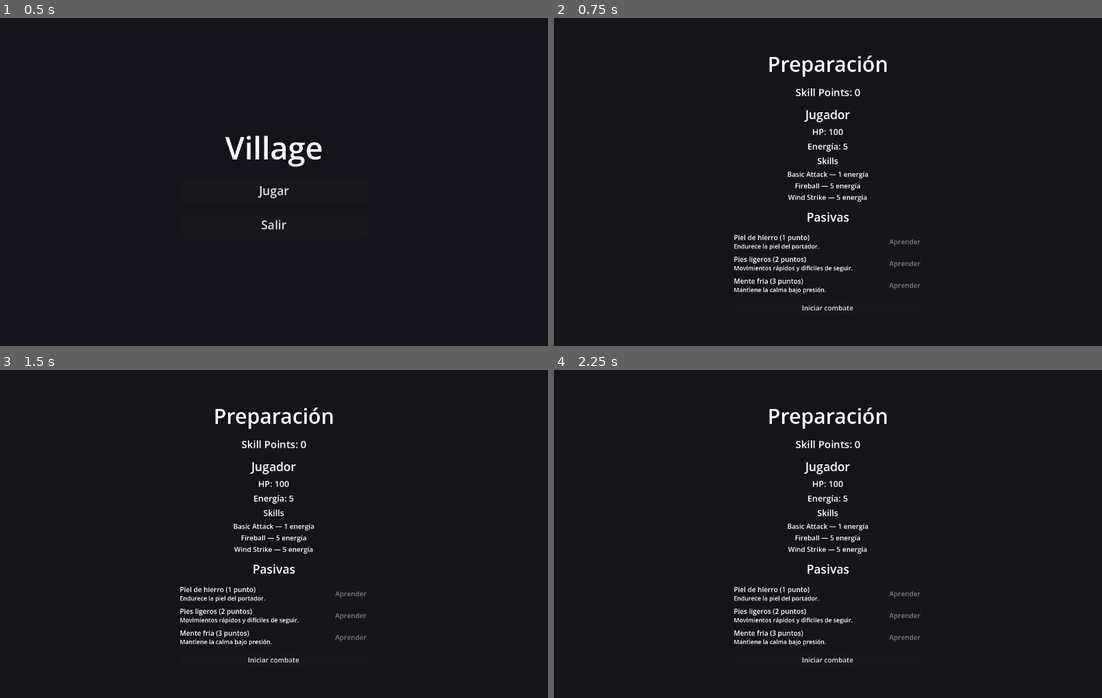
Above: before the commit, frames 1-4 (two rows, left to right).
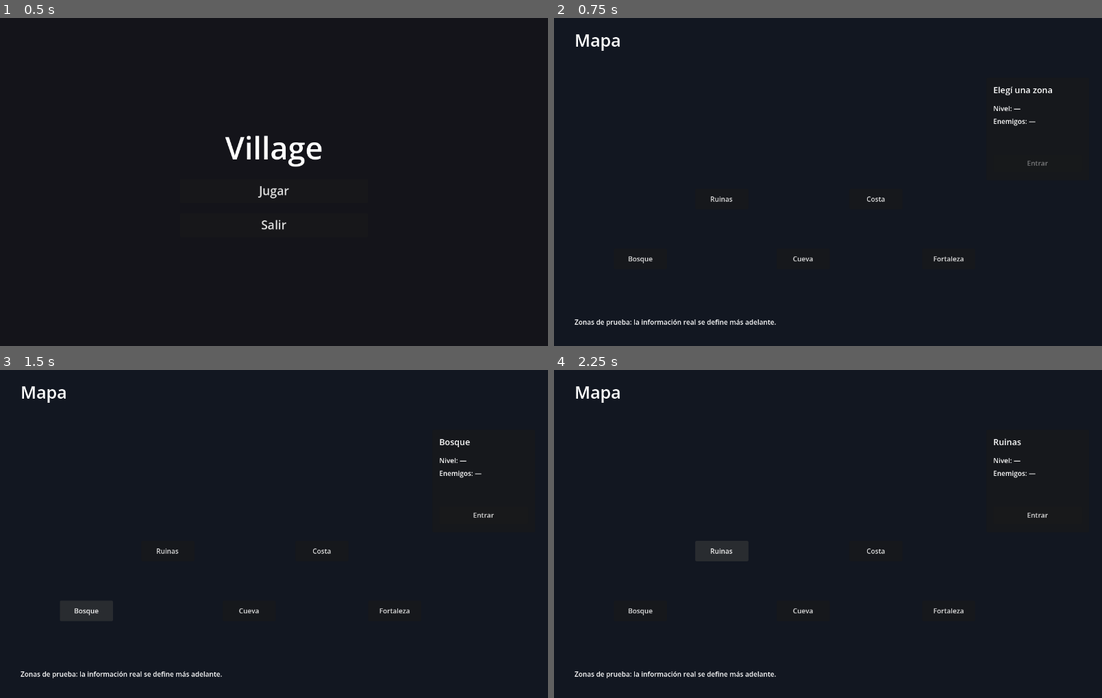
Above: after the commit, the same moments.

Repository: cessar1/no-name-dungeon
Game: Godot game, scene res://scenes/StartMenu.tscn
The game is run twice, just before and just after one commit, with the same random seed, the same clock (stepped at 60 frames per second) and the same inputs.
Inputs (mouse positions are in pixels of both pictures, inside the frame that each line leads up to):
- Up to frame 1 (0.5 s): no input
- Up to frame 2 (0.75 s): click "Jugar" at 0.5 s
- Up to frame 3 (1.5 s): click (87, 609) at 1.25 s, where only the run after the commit has a clickable "Bosque"
- Up to frame 4 (2.25 s): click (723, 550) at 2 s, where only the run after the commit has a clickable "Ruinas"

Frame 1 is identical in both runs. In frame 2, 3.3% of the frame differs, in the area x 3-91%, y 4-95%; in frame 3, 3.3%; in frame 4, 3.3%.

Commit message:
Add map screen with test zones and navigation

Diff:
--- /dev/null
+++ b/scenes/Map.tscn
@@ -0,0 +1,119 @@
+[gd_scene format=3 uid="uid://62r462fvrgrk"]
+
+[ext_resource type="Script" path="res://scenes/map.gd" id="1_5hauk"]
+
+[node name="Map" type="Control" unique_id=1127980766]
+layout_mode = 3
+anchors_preset = 15
+anchor_right = 1.0
+anchor_bottom = 1.0
+script = ExtResource("1_5hauk")
+
+[node name="Background" type="ColorRect" parent="." unique_id=192385515]
+layout_mode = 0
+anchor_right = 1.0
+anchor_bottom = 1.0
+color = Color(0.07, 0.09, 0.13, 1)
+
+[node name="Title" type="Label" parent="." unique_id=692891864]
+layout_mode = 0
+offset_left = 48.0
+offset_top = 24.0
+offset_right = 49.0
+offset_bottom = 47.0
+theme_override_font_sizes/font_size = 40
+text = "Mapa"
+
+[node name="Zones" type="Control" parent="." unique_id=1014557862]
+anchors_preset = 0
+anchor_right = 1.0
+anchor_bottom = 1.0
+
+[node name="Zone1" type="Button" parent="Zones" unique_id=218110422]
+layout_mode = 0
+offset_left = 140.0
+offset_top = 540.0
+offset_right = 264.0
+offset_bottom = 588.0
+text = "Bosque"
+
+[node name="Zone2" type="Button" parent="Zones" unique_id=1209989453]
+layout_mode = 0
+offset_left = 330.0
+offset_top = 400.0
+offset_right = 454.0
+offset_bottom = 448.0
+text = "Ruinas"
+
+[node name="Zone3" type="Button" parent="Zones" unique_id=1100216559]
+layout_mode = 0
+offset_left = 520.0
+offset_top = 540.0
+offset_right = 644.0
+offset_bottom = 588.0
+text = "Cueva"
+
+[node name="Zone4" type="Button" parent="Zones" unique_id=975790242]
+layout_mode = 0
+offset_left = 690.0
+offset_top = 400.0
+offset_right = 814.0
+offset_bottom = 448.0
+text = "Costa"
+
+[node name="Zone5" type="Button" parent="Zones" unique_id=214503887]
+layout_mode = 0
+offset_left = 860.0
+offset_top = 540.0
+offset_right = 984.0
+offset_bottom = 588.0
+text = "Fortaleza"
+
+[node name="InfoPanel" type="Panel" parent="." unique_id=833041031]
+layout_mode = 0
+offset_left = 1010.0
+offset_top = 140.0
+offset_right = 1250.0
+offset_bottom = 380.0
+
+[node name="ZoneName" type="Label" parent="InfoPanel" unique_id=1509855068]
+layout_mode = 0
+offset_left = 16.0
+offset_top = 14.0
+offset_right = 224.0
+offset_bottom = 42.0
+theme_override_font_sizes/font_size = 20
+text = "Elegí una zona"
+
+[node name="ZoneLevel" type="Label" parent="InfoPanel" unique_id=1303836344]
+layout_mode = 0
+offset_left = 16.0
+offset_top = 60.0
+offset_right = 17.0
+offset_bottom = 83.0
+text = "Nivel: —"
+
+[node name="ZoneEnemies" type="Label" parent="InfoPanel" unique_id=1709950380]
+layout_mode = 0
+offset_left = 16.0
+offset_top = 90.0
+offset_right = 17.0
+offset_bottom = 113.0
+text = "Enemigos: —"
+
+[node name="EnterButton" type="Button" parent="InfoPanel" unique_id=2114366545]
+layout_mode = 0
+offset_left = 16.0
+offset_top = 180.0
+offset_right = 224.0
+offset_bottom = 220.0
+disabled = true
+text = "Entrar"
+
+[node name="Hint" type="Label" parent="." unique_id=760409227]
+layout_mode = 0
+offset_left = 48.0
+offset_top = 700.0
+offset_right = 49.0
+offset_bottom = 723.0
+text = "Zonas de prueba: la información real se define más adelante."
--- a/scenes/battle_result.gd
+++ b/scenes/battle_result.gd
@@ -1,9 +1,9 @@
 extends Control
 
-const PRE_BATTLE_SCENE := "res://scenes/PreBattle.tscn"
+const MAP_SCENE := "res://scenes/Map.tscn"
 
 func _ready() -> void:
 	%ResultLabel.text = "Victoria" if GameManager.last_battle_won else "Derrota"
 
 func _on_continue_pressed() -> void:
-	get_tree().change_scene_to_file(PRE_BATTLE_SCENE)
+	get_tree().change_scene_to_file(MAP_SCENE)
--- /dev/null
+++ b/scenes/map.gd
@@ -0,0 +1,44 @@
+extends Control
+
+const BATTLE_SCENE := "res://scenes/Game.tscn"
+const ZONE_CONNECTIONS := [
+	["Zone1", "Zone2"],
+	["Zone1", "Zone3"],
+	["Zone2", "Zone3"],
+	["Zone2", "Zone4"],
+	["Zone3", "Zone5"],
+	["Zone4", "Zone5"],
+]
+
+@onready var zone_buttons: Array[Button] = [
+	$Zones/Zone1,
+	$Zones/Zone2,
+	$Zones/Zone3,
+	$Zones/Zone4,
+	$Zones/Zone5,
+]
+@onready var zone_name_label: Label = $InfoPanel/ZoneName
+@onready var zone_level_label: Label = $InfoPanel/ZoneLevel
+@onready var zone_enemies_label: Label = $InfoPanel/ZoneEnemies
+@onready var enter_button: Button = $InfoPanel/EnterButton
+
+func _ready() -> void:
+	for button in zone_buttons:
+		button.pressed.connect(_on_zone_pressed.bind(button))
+	enter_button.pressed.connect(_on_enter_pressed)
+	enter_button.disabled = true
+
+func _on_zone_pressed(button: Button) -> void:
+	zone_name_label.text = button.text
+	zone_level_label.text = "Nivel: —"
+	zone_enemies_label.text = "Enemigos: —"
+	enter_button.disabled = false
+
+func _on_enter_pressed() -> void:
+	get_tree().change_scene_to_file(BATTLE_SCENE)
+
+func _draw() -> void:
+	for connection in ZONE_CONNECTIONS:
+		var from := get_node("Zones/" + connection[0]) as Button
+		var to := get_node("Zones/" + connection[1]) as Button
+		draw_line(from.position + from.size * 0.5, to.position + to.size * 0.5, Color(0.35, 0.42, 0.55), 4.0)
--- a/scenes/start_menu.gd
+++ b/scenes/start_menu.gd
@@ -1,9 +1,9 @@
 extends Control
 
-const PRE_BATTLE_SCENE := "res://scenes/PreBattle.tscn"
+const MAP_SCENE := "res://scenes/Map.tscn"
 
 func _on_play_pressed() -> void:
-	get_tree().change_scene_to_file(PRE_BATTLE_SCENE)
+	get_tree().change_scene_to_file(MAP_SCENE)
 
 func _on_quit_pressed() -> void:
 	get_tree().quit()
Not shown, added: scenes/map.gd.uid
Not shown, changed: AGENTS.md
Not shown, changed: MEMORY.md
Not shown, changed: task.md
